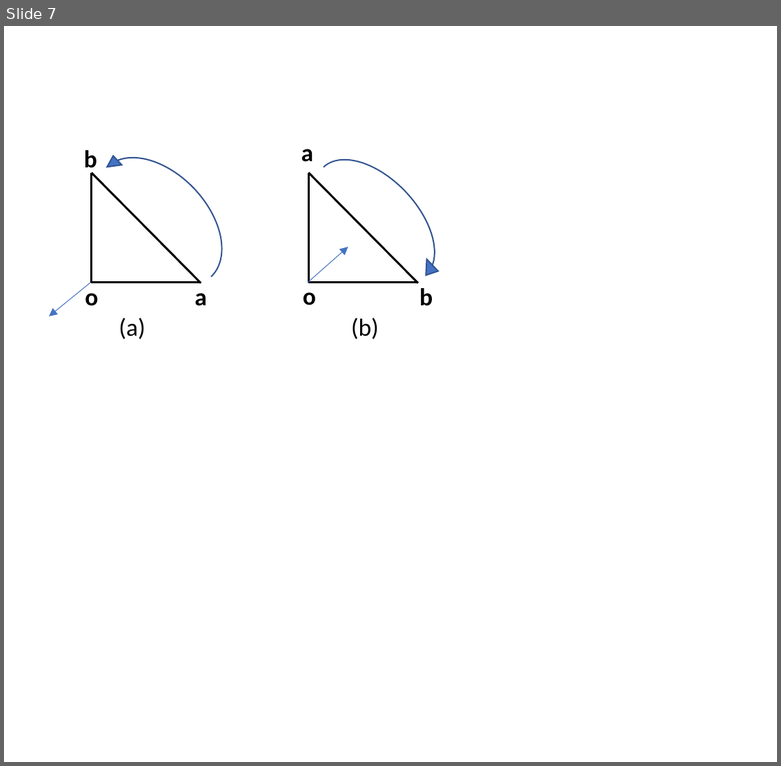
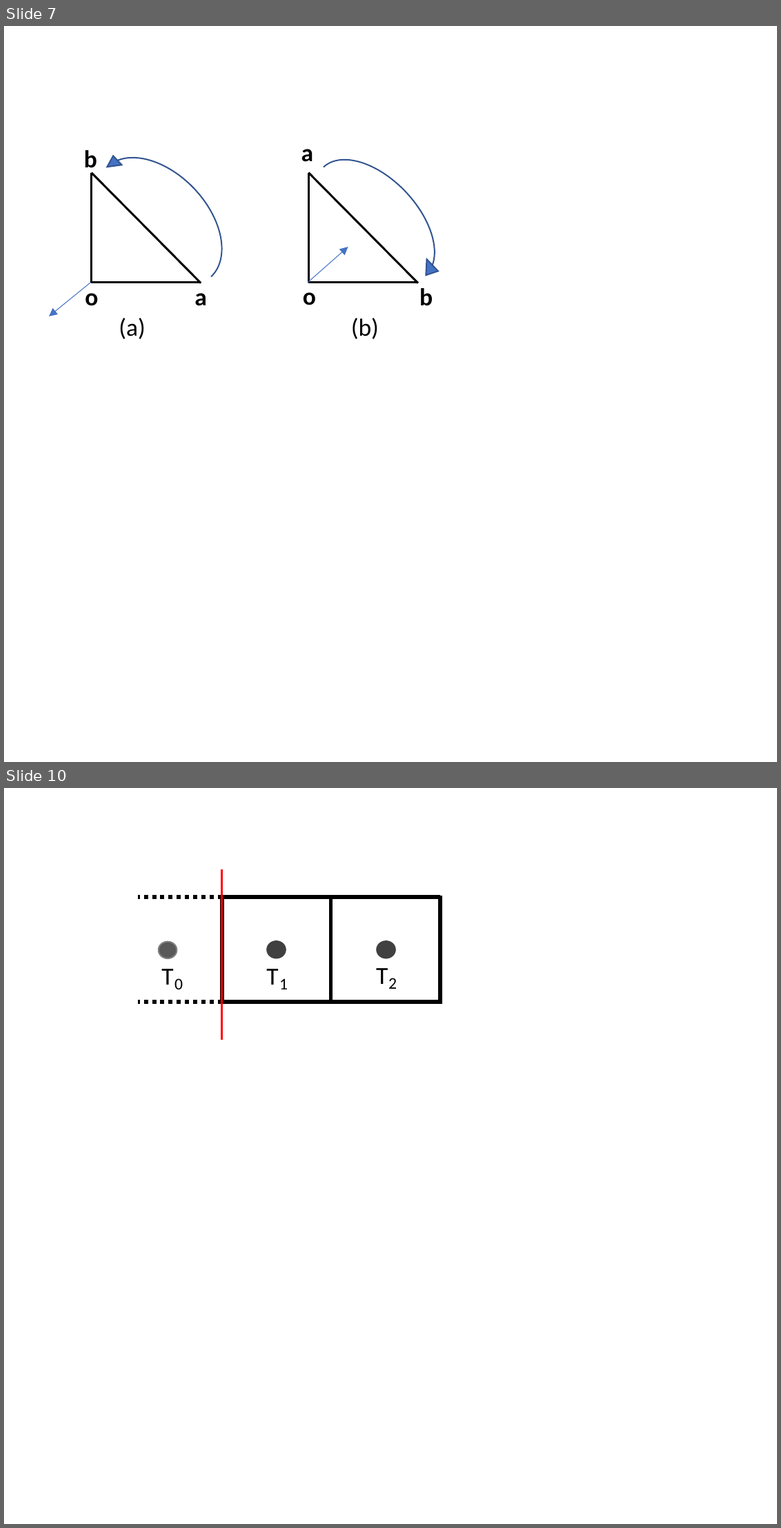
Before and after one commit to ldsc/ProjetoEngenharia-STC-3D-SimuladorDeTransferenciaDeCalor-3D, a slide deck: imagens/ppt/desenhos_TCC.pptx. Shown one above the other, each under a label of ours: slide 7 before the commit, slides 7 and 10 after it; the slides between them are not shown. The pictures are 781x766 and 781x1528 pixels, drawn with LibreOffice and Linux fonts; fonts in the diff are those of the drawing. Boxes give left, top, right and bottom in pixels: in the first picture for what was removed or moved away, otherwise in the second. Text is boxed around its words. In the diff, an @@ line names an element or a change of style, - is before the commit and + after.

```diff
--- a/imagens/ppt/desenhos_TCC.pptx
+++ b/imagens/ppt/desenhos_TCC.pptx
@@ slide 10 added at <box>4,788,777,1524</box>, background #FFFFFF @@
@@ line added from (222, 869) to (222, 1041), #FF0000 1.5 pt @@
@@ line added from (222, 897) to (138, 897), #000000 3 pt dashed @@
@@ line added from (222, 1004) to (222, 895), #000000 3 pt @@
@@ line added from (222, 897) to (440, 897), #000000 3 pt @@
@@ line added from (331, 1004) to (331, 895), #000000 3 pt @@
@@ line added from (440, 1004) to (440, 895), #000000 3 pt @@
@@ ellipse added at <box>158,942,176,959</box>, fill #595959, outline #808080 1 pt @@
@@ ellipse added at <box>267,941,286,958</box>, fill #404040, outline #404040 1 pt @@
@@ ellipse added at <box>377,941,396,958</box>, fill #404040, outline #404040 1 pt @@
@@ text added at <box>161,969,173,985</box>, 18 pt, text #000000 @@
+T
@@ text added at <box>266,969,278,985</box>, 18 pt, text #000000 @@
+T
@@ text added at <box>376,968,388,984</box>, 18 pt, text #000000 @@
+T
@@ text added at <box>174,978,183,989</box>, 12 pt, text #000000 @@
+0
@@ text added at <box>279,978,288,989</box>, 12 pt, text #000000 @@
+1
@@ text added at <box>388,978,397,989</box>, 12 pt, text #000000 @@
+2
@@ line added from (222, 1002) to (138, 1002), #000000 3 pt dashed @@
@@ line added from (222, 1002) to (440, 1002), #000000 3 pt @@
```
Also in this commit, not shown: 2 other slides added, 6 other files.
